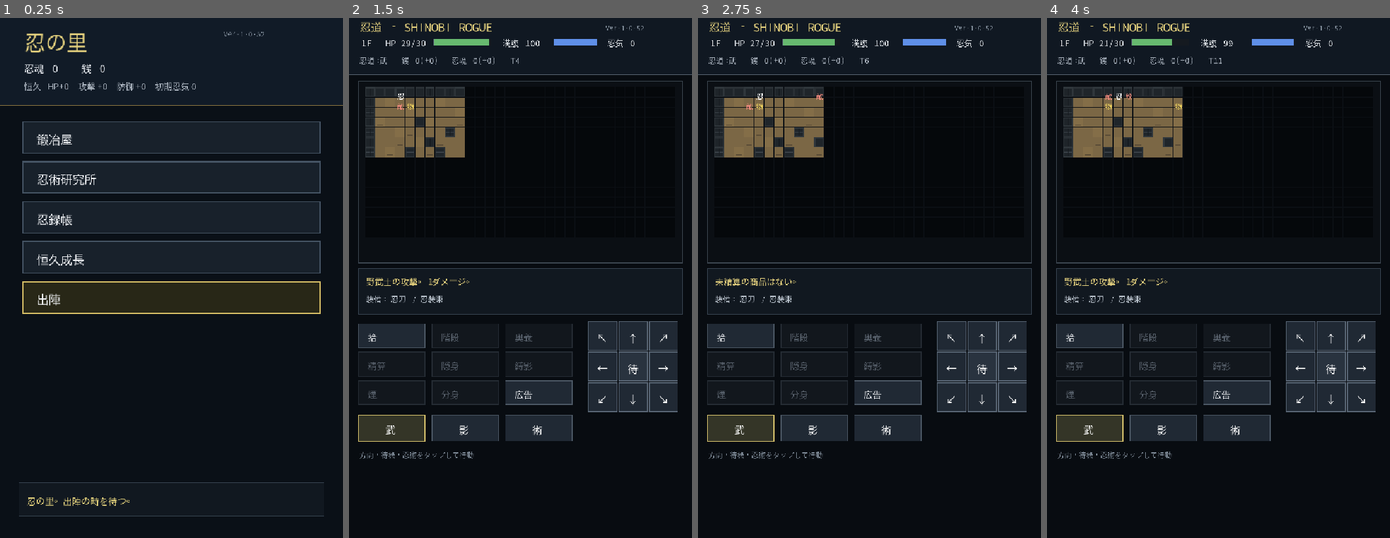
Above: before the commit, frames 1-4 (left to right).
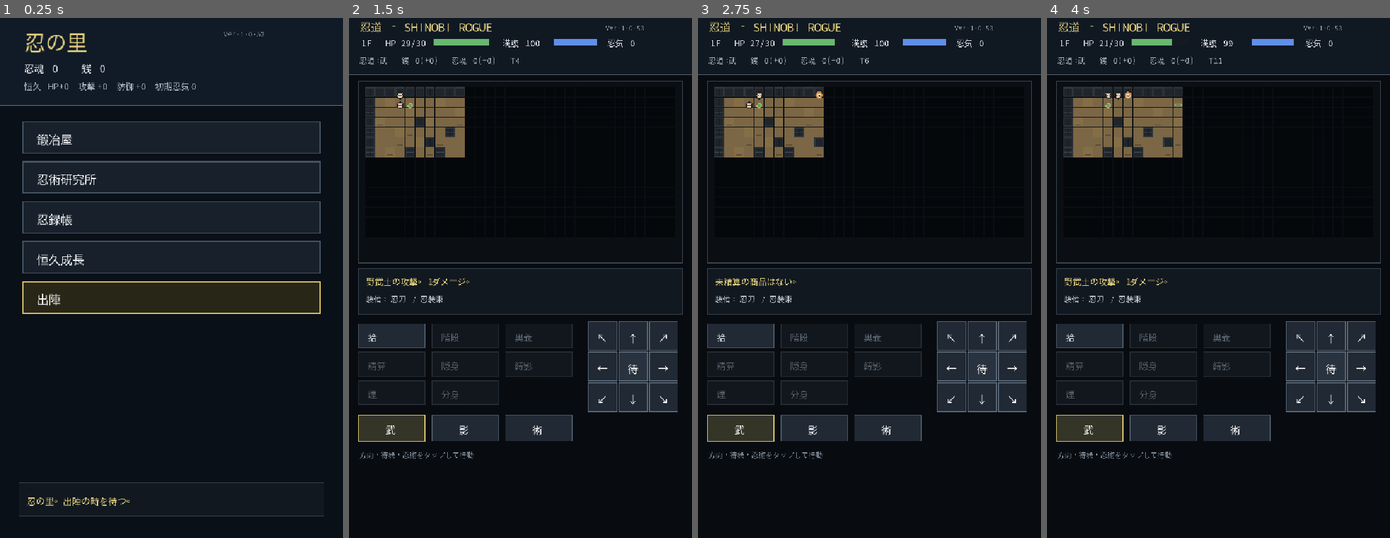
Above: after the commit, the same moments.

Repository: chuanqiliangzhi50-a11y/shinobi-rogue
Game: Godot game, scene res://Main.tscn
Same seed, same stepped clock (60 frames per second), same inputs: the game is played once before the commit and once after it.
Inputs (mouse positions are in pixels of both pictures, inside the frame that each line leads up to):
- Up to frame 1 (0.25 s): no input
- Up to frame 2 (1.5 s): tap Enter at 0.5 s; move the mouse to (595, 252) at 0.52 s; hold Right 0.53-1.28 s; tap Y at 0.6 s; click (595, 252) at 0.67 s; tap Space at 0.77, 1.25 s; move the mouse to (451, 304) at 1.27 s; hold Down from 1.28 s (still down); tap N at 1.35 s
- Up to frame 3 (2.75 s): tap Space at 1.52 s; tap Enter at 2 s; move the mouse to (903, 158) at 2.02 s; release Down at 2.03 s; hold Right from 2.03 s (still down); tap B at 2.1 s
- Up to frame 4 (4 s): tap Space at 2.75, 3.02, 3.77 s; move the mouse to (1201, 382) at 2.77 s; release Right at 2.78 s; hold Up 2.78-3.53 s; tap C at 2.85 s; click (1201, 382) at 2.92 s; tap Enter at 3.5 s; move the mouse to (1321, 356) at 3.52 s; hold A from 3.53 s (still down); tap 1 at 3.6 s

The runs differ from the first frame. In frame 1, less than 0.1% of the frame differs, in the area x 76-77%, y 3-4%; in frame 2, 1.0%; in frame 3, 1.0%; in frame 4, 1.0%, in the area x 16-86%, y 1-75%.

Commit message:
Add files via upload

Diff:
--- a/Main.gd
+++ b/Main.gd
@@ -1,7 +1,7 @@
 extends Node2D
 
-const VERSION := "1.0.52"
-const RELEASE_CHANNEL := "QUALITY IMPROVEMENT PREVIEW"
+const VERSION := "1.0.53"
+const RELEASE_CHANNEL := "VISUAL INTEGRATION RC"
 const DEVELOPMENT_UI_ENABLED := false
 const ADS_ENABLED := false # Initial App Store release: ad SDK not integrated yet.
 const MAP_W := 31
@@ -2671,6 +2671,124 @@
 			draw_line(p + Vector2(4, tile_size - 5), p + Vector2(tile_size - 5, tile_size - 5), Color("#5a4c37"), 1.0)
 
 
+func draw_triangle(points: PackedVector2Array, color: Color) -> void:
+	draw_colored_polygon(points, color)
+
+
+func draw_player_token(center: Vector2, size: float) -> void:
+	var r := size * 0.40
+	# Approved protagonist: black hood, red scarf, silver forehead protector, sharp brown eyes.
+	draw_triangle(PackedVector2Array([center + Vector2(-r, r * 0.58), center + Vector2(r, r * 0.58), center + Vector2(0, r * 1.02)]), Color("#b9282f"))
+	draw_circle(center, r, Color("#1e1c1d"))
+	draw_circle(center + Vector2(0, r * 0.10), r * 0.62, Color("#ead1b8"))
+	draw_rect(Rect2(center + Vector2(-r * 0.63, -r * 0.62), Vector2(r * 1.26, r * 0.34)), Color("#aeb5ba"))
+	draw_rect(Rect2(center + Vector2(-r * 0.63, -r * 0.62), Vector2(r * 1.26, r * 0.34)), Color("#2c3033"), false, max(1.0, size * 0.045))
+	var eye_y := center.y + r * 0.08
+	draw_line(Vector2(center.x - r * 0.43, eye_y - r * 0.08), Vector2(center.x - r * 0.08, eye_y), Color("#3b241b"), max(1.2, size * 0.07))
+	draw_line(Vector2(center.x + r * 0.08, eye_y), Vector2(center.x + r * 0.43, eye_y - r * 0.08), Color("#3b241b"), max(1.2, size * 0.07))
+	draw_circle(center + Vector2(-r * 0.25, r * 0.14), max(1.0, r * 0.12), Color("#4b2b20"))
+	draw_circle(center + Vector2(r * 0.25, r * 0.14), max(1.0, r * 0.12), Color("#4b2b20"))
+
+
+func draw_hound_token(center: Vector2, size: float, dark_variant: bool = false) -> void:
+	var r := size * 0.36
+	var fur := Color("#2c2929") if dark_variant else Color("#c98746")
+	var face := Color("#d9c0a6") if dark_variant else Color("#f0d6ae")
+	var scarf := Color("#8e2731") if dark_variant else Color("#b9282f")
+	draw_triangle(PackedVector2Array([center + Vector2(-r * 0.76, -r * 0.38), center + Vector2(-r * 0.38, -r * 1.02), center + Vector2(-r * 0.12, -r * 0.38)]), fur)
+	draw_triangle(PackedVector2Array([center + Vector2(r * 0.12, -r * 0.38), center + Vector2(r * 0.38, -r * 1.02), center + Vector2(r * 0.76, -r * 0.38)]), fur)
+	draw_triangle(PackedVector2Array([center + Vector2(-r, r * 0.62), center + Vector2(r, r * 0.62), center + Vector2(0, r * 0.95)]), scarf)
+	draw_circle(center, r, fur)
+	draw_circle(center + Vector2(0, r * 0.13), r * 0.60, face)
+	draw_rect(Rect2(center + Vector2(-r * 0.72, -r * 0.60), Vector2(r * 1.44, r * 0.31)), Color("#aeb5ba"))
+	draw_circle(center + Vector2(-r * 0.23, r * 0.08), max(1.0, r * 0.11), Color("#241918"))
+	draw_circle(center + Vector2(r * 0.23, r * 0.08), max(1.0, r * 0.11), Color("#241918"))
+	draw_circle(center + Vector2(0, r * 0.32), max(1.0, r * 0.10), Color("#191516"))
+
+
+func draw_enemy_token(center: Vector2, size: float, enemy: Dictionary) -> void:
+	var kind := str(enemy.get("kind", "legacy"))
+	var is_boss := bool(enemy.get("boss", false))
+	var name := str(enemy.get("name", "敵"))
+	if kind == "hound":
+		draw_hound_token(center, size, floor_no >= 40)
+		return
+	var r := size * (0.43 if is_boss else 0.38)
+	var hood := Color("#20252b")
+	var scarf := Color("#2f5b88")
+	if kind == "archer":
+		hood = Color("#2c202c")
+		scarf = Color("#7e315f")
+	elif kind == "shadow":
+		hood = Color("#211b29")
+		scarf = Color("#644784")
+	elif kind == "elite":
+		hood = Color("#251c1b")
+		scarf = Color("#8e2731")
+	if is_boss:
+		if "鬼面" in name:
+			hood = Color("#7f2b25")
+			scarf = Color("#d09b5b")
+		elif "鎧" in name:
+			hood = Color("#2b211b")
+			scarf = Color("#b84a32")
+		elif "影" in name:
+			hood = Color("#251c31")
+			scarf = Color("#734d98")
+		else:
+			hood = Color("#3b2024")
+			scarf = Color("#a12c31")
+		draw_circle(center, r + size * 0.05, Color("#d6b36a"))
+	draw_triangle(PackedVector2Array([center + Vector2(-r, r * 0.62), center + Vector2(r, r * 0.62), center + Vector2(0, r * 0.98)]), scarf)
+	draw_circle(center, r, hood)
+	draw_circle(center + Vector2(0, r * 0.12), r * 0.58, Color("#e5c8ad"))
+	draw_rect(Rect2(center + Vector2(-r * 0.68, -r * 0.60), Vector2(r * 1.36, r * 0.30)), Color("#a9afb3"))
+	var eye := Color("#53251d") if not is_boss else Color("#8d1f1f")
+	draw_line(center + Vector2(-r * 0.42, r * 0.01), center + Vector2(-r * 0.10, r * 0.08), eye, max(1.0, size * 0.065))
+	draw_line(center + Vector2(r * 0.10, r * 0.08), center + Vector2(r * 0.42, r * 0.01), eye, max(1.0, size * 0.065))
+	if kind == "archer":
+		draw_line(center + Vector2(r * 0.65, -r * 0.15), center + Vector2(r * 0.95, r * 0.25), Color("#c1c6cb"), 1.2)
+
+
+func draw_merchant_token(center: Vector2, size: float, dark: bool) -> void:
+	var r := size * 0.38
+	if dark:
+		draw_triangle(PackedVector2Array([center + Vector2(-r, r * 0.7), center + Vector2(r, r * 0.7), center + Vector2(0, r * 1.0)]), Color("#5c4679"))
+		draw_circle(center, r, Color("#211d27"))
+		draw_circle(center + Vector2(0, r * 0.12), r * 0.54, Color("#ddc2a7"))
+		draw_circle(center + Vector2(-r * 0.22, r * 0.08), max(1.0, r * 0.10), Color("#3a201d"))
+		draw_circle(center + Vector2(r * 0.22, r * 0.08), max(1.0, r * 0.10), Color("#3a201d"))
+	else:
+		draw_rect(Rect2(center + Vector2(-r * 0.65, r * 0.40), Vector2(r * 1.30, r * 0.58)), Color("#8c6844"))
+		draw_circle(center, r, Color("#d9c49d"))
+		draw_circle(center + Vector2(0, r * 0.10), r * 0.64, Color("#edcfb0"))
+		draw_rect(Rect2(center + Vector2(-r * 0.70, -r * 0.58), Vector2(r * 1.40, r * 0.25)), Color("#e7dfcb"))
+		draw_circle(center + Vector2(-r * 0.22, r * 0.10), max(1.0, r * 0.11), Color("#493027"))
+		draw_circle(center + Vector2(r * 0.22, r * 0.10), max(1.0, r * 0.11), Color("#493027"))
+
+
+func draw_item_token(center: Vector2, size: float, item_name: String) -> void:
+	var r := size * 0.34
+	if item_name in ["兵糧丸", "大兵糧丸"]:
+		draw_triangle(PackedVector2Array([center + Vector2(0, -r), center + Vector2(-r, r * 0.75), center + Vector2(r, r * 0.75)]), Color("#f1eee5"))
+		draw_rect(Rect2(center + Vector2(-r * 0.35, r * 0.22), Vector2(r * 0.70, r * 0.52)), Color("#25292a"))
+	elif "巻物" in item_name:
+		var col := Color("#71825c")
+		if item_name == "中巻物": col = Color("#4e668e")
+		elif item_name == "大巻物": col = Color("#9b553c")
+		elif item_name == "究極巻物": col = Color("#5d3d78")
+		draw_rect(Rect2(center + Vector2(-r, -r * 0.55), Vector2(r * 2.0, r * 1.10)), col)
+		draw_circle(center + Vector2(-r, 0), r * 0.30, Color("#c99c58"))
+		draw_circle(center + Vector2(r, 0), r * 0.30, Color("#c99c58"))
+	else:
+		var col := Color("#64a65e")
+		if item_name == "忍気丸": col = Color("#5d88d8")
+		elif item_name == "上薬": col = Color("#c65d5d")
+		draw_circle(center + Vector2(0, r * 0.16), r * 0.75, col)
+		draw_rect(Rect2(center + Vector2(-r * 0.28, -r * 0.95), Vector2(r * 0.56, r * 0.42)), Color("#8a6444"))
+		draw_arc(center + Vector2(0, r * 0.16), r * 0.75, 0, TAU, 16, Color("#d7c28a"), max(1.0, size * 0.045))
+
+
 func draw_dungeon_portrait() -> void:
 	const PTILE := 21
 	const PMAP_X := 34
@@ -2694,22 +2812,23 @@
 			var seen := validate_grid(explored) and bool(explored[y][x])
 			var tile := str(map[y][x]) if validate_grid(map) else "#"
 			draw_dungeon_tile(p, tile, seen, x, y, PTILE)
-	# Entity art is intentionally still placeholder glyphs until design approval.
+	# Approved visual direction rendered as compact original tokens at dungeon scale.
 	for item in items:
 		var ip: Vector2i = item["pos"]
 		if is_visible_cell(ip):
-			draw_ui_text(portrait_cell_center(ip) + Vector2(-8, 6), "物", HORIZONTAL_ALIGNMENT_LEFT, -1, 14, Color("#f0d45f"))
+			draw_item_token(portrait_cell_center(ip), PTILE * 0.92, str(item.get("name", "薬")))
 	for e in enemies:
 		var ep: Vector2i = e["pos"]
 		if is_visible_cell(ep):
-			draw_ui_text(portrait_cell_center(ep) + Vector2(-8, 6), "将" if bool(e["boss"]) else "敵", HORIZONTAL_ALIGNMENT_LEFT, -1, 14, Color("#f08a7d"))
+			draw_enemy_token(portrait_cell_center(ep), PTILE * 0.96, e)
 	if shopkeeper.size() > 0:
 		var sp: Vector2i = shopkeeper["pos"]
 		if is_visible_cell(sp):
-			draw_ui_text(portrait_cell_center(sp) + Vector2(-8, 6), "闇" if merchant_type == "闇商人" else "商", HORIZONTAL_ALIGNMENT_LEFT, -1, 14, Color("#c59cff") if merchant_type == "闇商人" else Color("#8ad5a2"))
+			draw_merchant_token(portrait_cell_center(sp), PTILE * 0.98, merchant_type == "闇商人")
 	if clone_active and is_visible_cell(clone_pos):
-		draw_ui_text(portrait_cell_center(clone_pos) + Vector2(-8, 6), "影", HORIZONTAL_ALIGNMENT_LEFT, -1, 14, Color("#91a9d6"))
-	draw_ui_text(portrait_cell_center(player) + Vector2(-8, 6), "忍", HORIZONTAL_ALIGNMENT_LEFT, -1, 15, Color("#ffffff"))
+		draw_circle(portrait_cell_center(clone_pos), PTILE * 0.31, Color(0.33, 0.48, 0.72, 0.55))
+		draw_player_token(portrait_cell_center(clone_pos), PTILE * 0.86)
+	draw_player_token(portrait_cell_center(player), PTILE * 0.98)
 	var hunger_note := "【空腹注意】" if hunger <= 20 else ""
 	draw_panel(Rect2(20, 534, 680, 96), Color("#111820"), Color("#394653"), 1.0)
 	draw_ui_text(Vector2(34, 567), message.left(44), HORIZONTAL_ALIGNMENT_LEFT, -1, 18, Color("#e8d47f"))
@@ -2722,7 +2841,9 @@
 
 
 func draw_mobile_controls_portrait() -> void:
-	var actions = [["拾", "pickup"], ["階段", "stairs"], ["奥義", "ultimate"], ["精算", "buy"], ["隠身", "hide"], ["縛影", "bind"], ["煙", "smoke"], ["分身", "clone"], ["広告", "ad"]]
+	var actions = [["拾", "pickup"], ["階段", "stairs"], ["奥義", "ultimate"], ["精算", "buy"], ["隠身", "hide"], ["縛影", "bind"], ["煙", "smoke"], ["分身", "clone"]]
+	if ADS_ENABLED:
+		actions.append(["広告", "ad"])
 	for i in range(actions.size()):
 		var col := i % 3
 		var row := i / 3
@@ -2883,24 +3004,23 @@
 	for item in items:
 		var ip: Vector2i = item["pos"]
 		if is_visible_cell(ip):
-			draw_ui_text(cell_center(ip) + Vector2(-5, 6), "物", HORIZONTAL_ALIGNMENT_LEFT, -1, 14, Color("#d6c56d"))
+			draw_item_token(cell_center(ip), TILE * 0.92, str(item.get("name", "薬")))
 
 	for e in enemies:
 		var ep: Vector2i = e["pos"]
 		if is_visible_cell(ep):
-			var mark = "将" if bool(e["boss"]) else "敵"
-			draw_ui_text(cell_center(ep) + Vector2(-7, 6), mark, HORIZONTAL_ALIGNMENT_LEFT, -1, 14, Color("#e07a72"))
+			draw_enemy_token(cell_center(ep), TILE * 0.96, e)
 
 	if shopkeeper.size() > 0:
 		var sp: Vector2i = shopkeeper["pos"]
 		if is_visible_cell(sp):
-			var merchant_mark = "闇" if merchant_type == "闇商人" else "商"
-			draw_ui_text(cell_center(sp) + Vector2(-7, 6), merchant_mark, HORIZONTAL_ALIGNMENT_LEFT, -1, 14, Color("#c59cff") if merchant_type == "闇商人" else Color("#8ad5a2"))
+			draw_merchant_token(cell_center(sp), TILE * 0.98, merchant_type == "闇商人")
 
 	if clone_active and is_visible_cell(clone_pos):
-		draw_ui_text(cell_center(clone_pos) + Vector2(-7, 6), "影", HORIZONTAL_ALIGNMENT_LEFT, -1, 16, Color("#91a9d6"))
-
-	draw_ui_text(cell_center(player) + Vector2(-7, 6), "忍", HORIZONTAL_ALIGNMENT_LEFT, -1, 16, Color("#d9e2ee"))
+		draw_circle(cell_center(clone_pos), TILE * 0.31, Color(0.33, 0.48, 0.72, 0.55))
+		draw_player_token(cell_center(clone_pos), TILE * 0.86)
+
+	draw_player_token(cell_center(player), TILE * 0.98)
 
 	var hunger_note = "  【空腹注意】" if hunger <= 20 else ""
 	draw_ui_text(Vector2(16, HUD_Y + 30), "銭 %d(+%d)  忍魂 %d(+%d)  ターン %d%s" % [coins, run_coins, souls, run_souls, turn_no, hunger_note], HORIZONTAL_ALIGNMENT_LEFT, -1, 14, Color("#ffb27d") if hunger <= 20 else Color("#c5cbd3"))
@@ -2947,7 +3067,7 @@
 	if action == "clone":
 		return ninja_energy >= 30 and not clone_active
 	if action == "ad":
-		return ad_boost_uses < 3
+		return ADS_ENABLED and ad_boost_uses < 3
 	return true
 
 
@@ -2964,8 +3084,10 @@
 
 	var actions = [
 		["拾", "pickup", 20, 78], ["階段", "stairs", 104, 78], ["奥義", "ultimate", 188, 78], ["精算", "buy", 272, 78],
-		["隠身", "hide", 356, 78], ["縛影", "bind", 440, 86], ["煙", "smoke", 532, 68], ["分身", "clone", 606, 78], ["広告", "ad", 690, 72]
+		["隠身", "hide", 356, 78], ["縛影", "bind", 440, 86], ["煙", "smoke", 532, 68], ["分身", "clone", 606, 78]
 	]
+	if ADS_ENABLED:
+		actions.append(["広告", "ad", 690, 72])
 	for a in actions:
 		var r = Rect2(float(a[2]), 662, float(a[3]), 42)
 		var available = touch_action_available(str(a[1]))
--- a/export_presets.ios.template.cfg
+++ b/export_presets.ios.template.cfg
@@ -22,7 +22,7 @@
 
 application/app_store_team_id="REPLACE_WITH_10_CHAR_TEAM_ID"
 application/bundle_identifier="com.example.shinobirogue"
-application/short_version="1.0.52"
+application/short_version="1.0.53"
 application/version="49"
 application/min_ios_version="15.0"
 application/export_project_only=true
--- a/project.godot
+++ b/project.godot
@@ -11,7 +11,7 @@
 [application]
 
 config/name="忍道 - SHINOBI ROGUE"
-config/version="1.0.52"
+config/version="1.0.53"
 run/main_scene="res://Main.tscn"
 config/features=PackedStringArray("4.7")
 config/icon="res://icon.svg"
Not shown, added: STATIC_AUDIT_1_0_53.txt
Not shown, changed: codemagic.yaml
Not shown, changed: export_presets.cfg
Not shown, added: ART_DIRECTION_LOCK.md
Not shown, changed: README.md
Not shown, changed: RELEASE_NOTES.md
